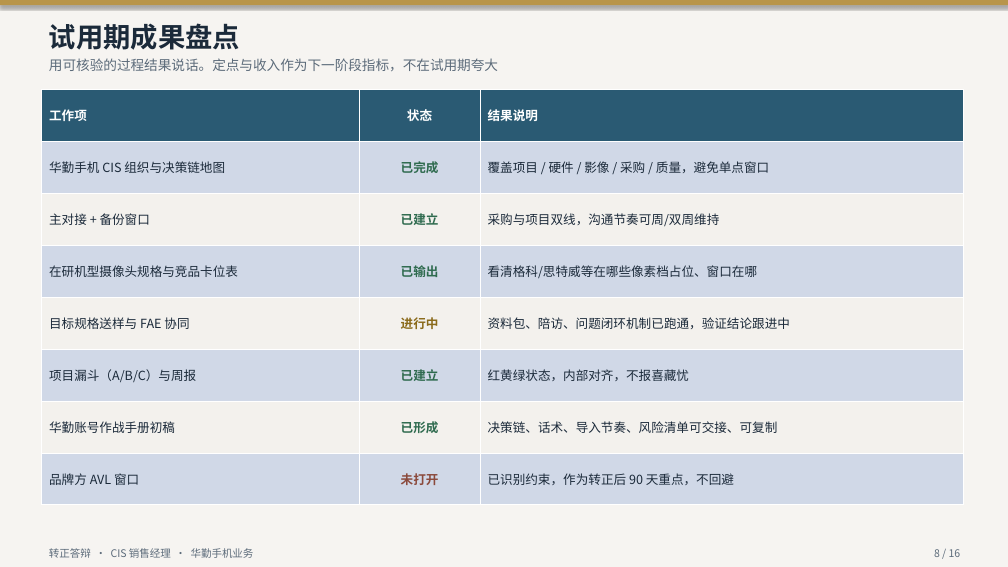
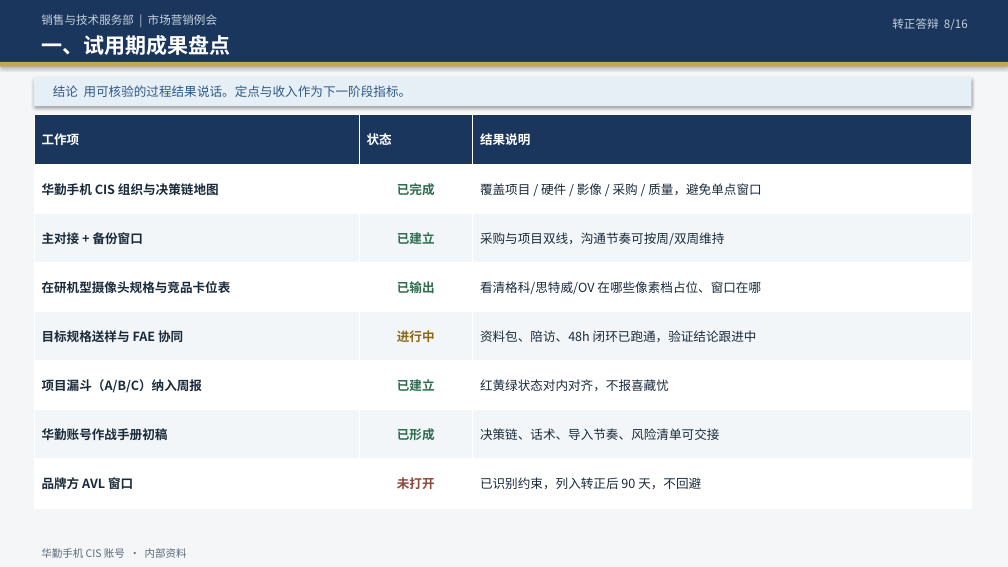
Before and after one commit to ChrisXiaoSu/git20260729, a slide deck: slide 8 of CIS销售经理-华勤手机业务-转正答辩.pptx. Drawn at 1008x567 pixels with LibreOffice and Linux fonts; fonts in the diff are those of the drawing. Boxes give left, top, right and bottom in pixels: in the first picture for what was removed or moved away, otherwise in the second. Text is boxed around its words. In the diff, an @@ line names an element or a change of style, - is before the commit and + after.

```diff
--- a/CIS销售经理-华勤手机业务-转正答辩.pptx
+++ b/CIS销售经理-华勤手机业务-转正答辩.pptx
@@ rectangle at [0, 0, 1008, 567]: fill #F6F4F1 to #F4F6F8 @@
@@ rectangle: place and size @@
-rectangle at [0, 0, 1008, 5]
+rectangle at [0, 0, 1008, 62]
@@ rectangle at [0, 0, 1008, 62]: fill #B8954A to #1B365D @@
@@ text added at [41, 14, 217, 25], 11 pt, text #C5D0DC @@
+销售与技术服务部 | 市场营销例会
@@ text at [892, 18, 968, 30]: text changed; size 10 to 11 pt; text colour #5C6B7A to #C5D0DC @@
-8 / 16
+转正答辩 8/16
@@ text at [41, 35, 230, 55]: text changed; size 26 to 20 pt; text colour #1B2A3A to #FFFFFF @@
-试用期成果盘点
+一、试用期成果盘点
@@ rectangle added at [0, 62, 1008, 67], fill #C4A35A @@
@@ rectangle added at [34, 77, 972, 106], fill #E6EEF6 @@
@@ text at [53, 85, 412, 97]: text changed; size 13 to 12 pt; text colour #5C6B7A to #2E5A88 @@
-用可核验的过程结果说话。定点与收入作为下一阶段指标，不在试用期夸大
+结论 用可核验的过程结果说话。定点与收入作为下一阶段指标。
@@ table at [34, 115, 972, 508] @@
-row 3, column 3: 采购与项目双线，沟通节奏可周/双周维持
+row 3, column 3: 采购与项目双线，沟通节奏可按周/双周维持
-row 4, column 3: 看清格科/思特威等在哪些像素档占位、窗口在哪
+row 4, column 3: 看清格科/思特威/OV 在哪些像素档占位、窗口在哪
-row 5, column 3: 资料包、陪访、问题闭环机制已跑通，验证结论跟进中
+row 5, column 3: 资料包、陪访、48h 闭环已跑通，验证结论跟进中
-row 6, column 1: 项目漏斗（A/B/C）与周报
+row 6, column 1: 项目漏斗（A/B/C）纳入周报
-row 6, column 3: 红黄绿状态，内部对齐，不报喜藏忧
+row 6, column 3: 红黄绿状态对内对齐，不报喜藏忧
-row 7, column 3: 决策链、话术、导入节奏、风险清单可交接、可复制
+row 7, column 3: 决策链、话术、导入节奏、风险清单可交接
-row 8, column 3: 已识别约束，作为转正后 90 天重点，不回避
+row 8, column 3: 已识别约束，列入转正后 90 天，不回避
@@ fill #2A5A73 to #1B365D in row 1 @@
@@ fill #D0D8E8 to #FFFFFF in 12 cells @@
@@ fill #F3F1ED to #F3F6F9 in 9 cells @@
@@ text colour #1B2A3A to #1A2A3A in "华勤手机 CIS 组织与决策链地图", "覆盖项目 / 硬件 / 影像 / 采购 ...", "主对接 + 备份窗口", "在研机型摄像头规格与竞品卡位表" and 3 more places @@
@@ bold on in "华勤手机 CIS 组织与决策链地图", "主对接 + 备份窗口", "在研机型摄像头规格与竞品卡位表", "目标规格送样与 FAE 协同" and 2 more places @@
@@ more space between paragraphs @@
@@ alignment centre to left @@
@@ table: place and size @@
-table at [42, 89, 964, 505]
+table at [34, 115, 972, 508]
@@ text at [41, 548, 187, 558]: text changed; text colour #5C6B7A to #5A6A7A @@
-转正答辩 · CIS 销售经理 · 华勤手机业务
+华勤手机 CIS 账号 · 内部资料
```
Also in this commit, not shown: 13 other slides changed, 2 slides added, 2 slides removed, 3 other files.
